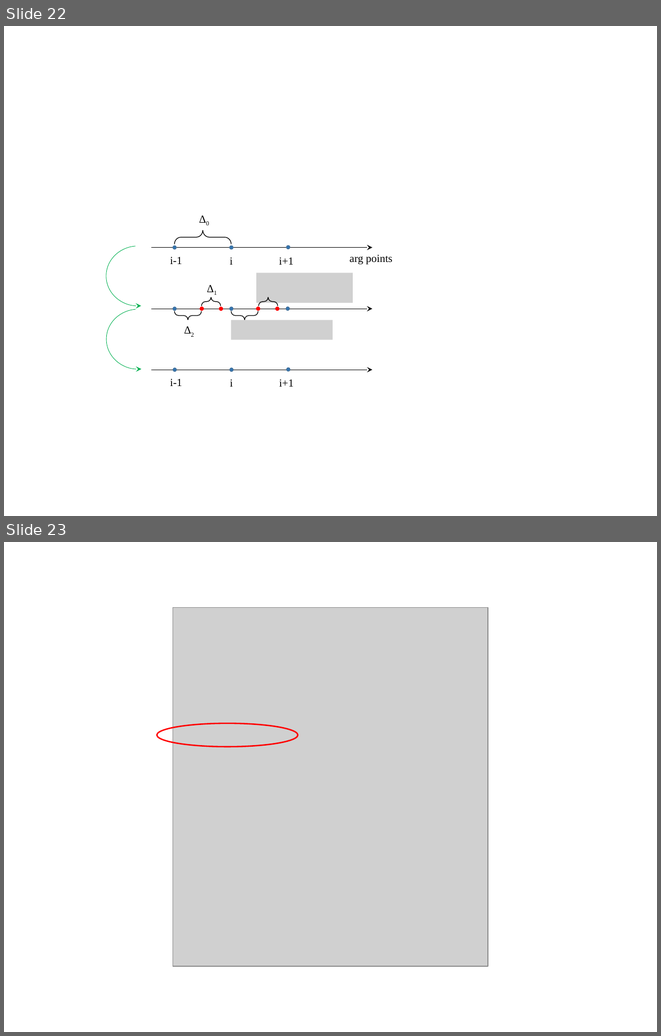
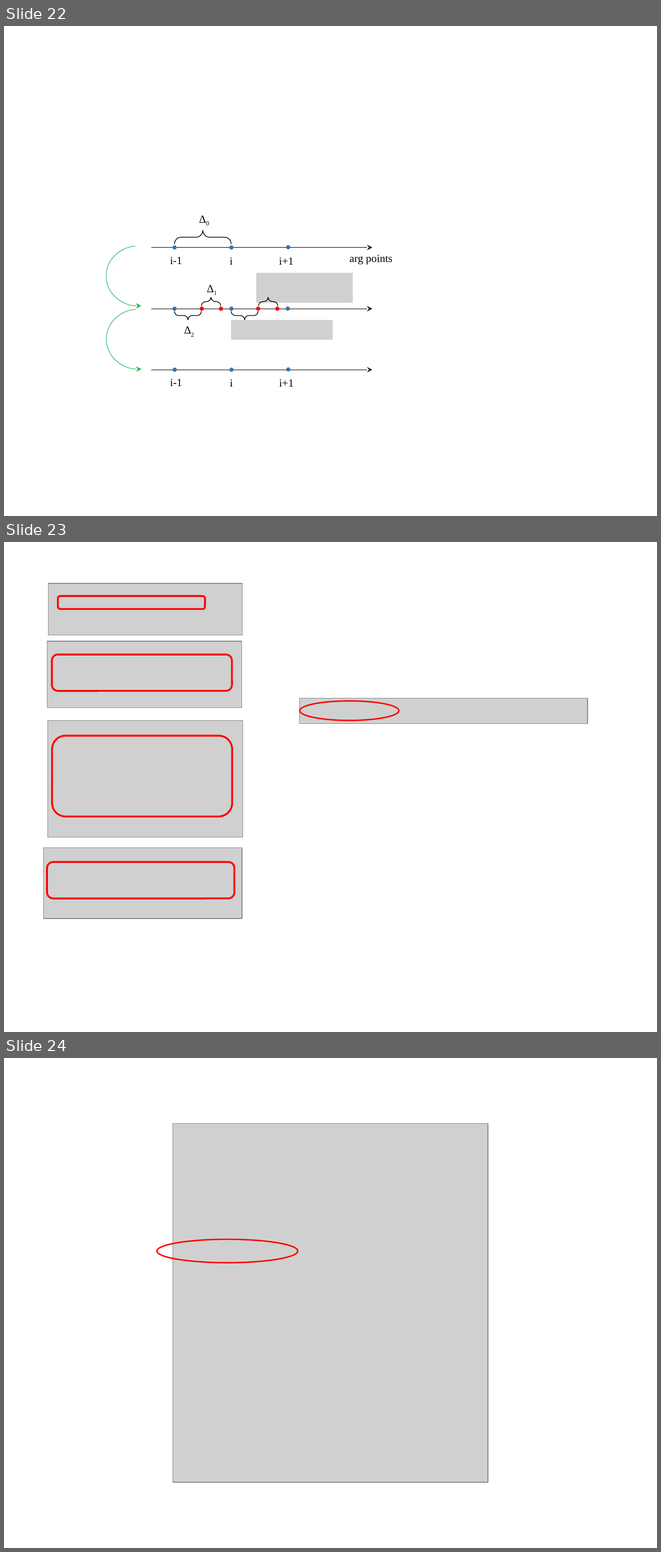
Before and after one commit to svech/Multifitting, a slide deck: manual/Pictures 2.0/Pictures 2.0.pptx. Shown one above the other, each under a label of ours: slides 22 and 23 before the commit, slides 22, 23 and 24 after it. The pictures are 661x1036 and 661x1552 pixels, drawn with LibreOffice and Linux fonts; fonts in the diff are those of the drawing; grey boxes stand for pictures. Boxes give left, top, right and bottom in pixels: in the first picture for what was removed or moved away, otherwise in the second. Text is boxed around its words. In the diff, an @@ line names an element or a change of style, - is before the commit and + after.

```diff
--- a/manual/Pictures 2.0/Pictures 2.0.pptx
+++ b/manual/Pictures 2.0/Pictures 2.0.pptx
@@ slide 23 added at box(4, 542, 657, 1032), background #FFFFFF @@
@@ picture added at box(49, 583, 242, 635) @@
@@ rounded rectangle added at box(58, 596, 205, 609), outline #FF0000 2 pt @@
@@ picture added at box(47, 641, 241, 708) @@
@@ rounded rectangle added at box(52, 654, 232, 691), outline #FF0000 2 pt @@
@@ picture added at box(299, 698, 587, 723) @@
@@ ellipse added at box(300, 700, 399, 720), outline #FF0000 1.5 pt @@
@@ picture added at box(48, 720, 243, 837) @@
@@ rounded rectangle added at box(52, 735, 232, 816), outline #FF0000 2 pt @@
@@ picture added at box(43, 848, 241, 918) @@
@@ rounded rectangle added at box(47, 862, 235, 899), outline #FF0000 2 pt @@
@@ what was slide 23 is now slide 24 @@
```
Also in this commit, not shown: 1 other file.
